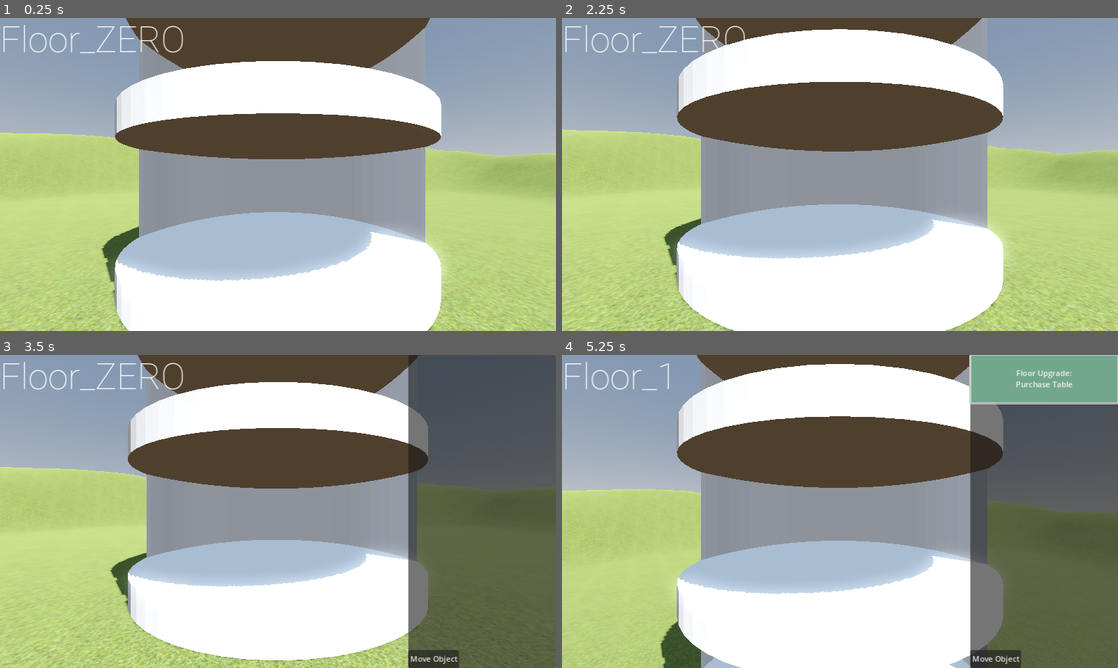
Above: before the commit, frames 1-4 (two rows, left to right).
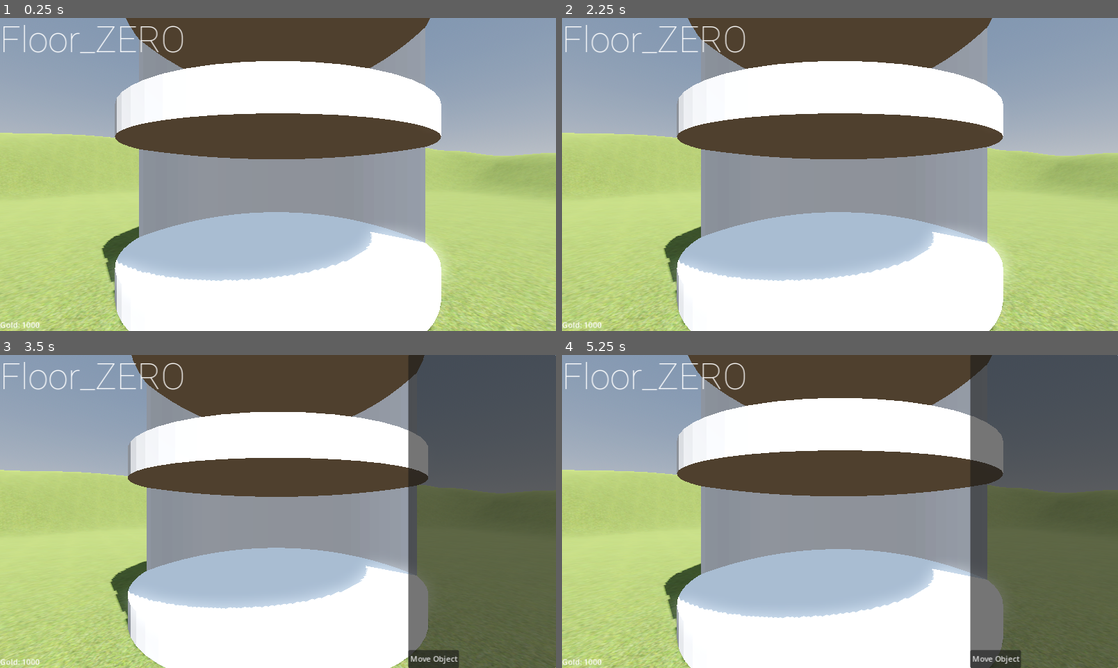
Above: after the commit, the same moments.

Repository: CalebLGreen/tower
Game: Godot game, scene res://Scenes/main.tscn
The game is run twice, just before and just after one commit, with the same random seed, the same clock (stepped at 60 frames per second) and the same inputs.
Inputs (mouse positions are in pixels of both pictures, inside the frame that each line leads up to):
- Up to frame 1 (0.25 s): no input
- Up to frame 2 (2.25 s): tap Enter at 0.5 s; move the mouse to (962, 158) at 0.52 s; hold E (rotate_right) 0.53-1.25 s; click (962, 158) at 0.6 s; tap Space (open_shop) at 0.77, 2 s; click "Move Object" at 1.25 s; move the mouse to (728, 190) at 2.02 s; hold S (pan_down) from 2.03 s (still down); click (728, 190) at 2.1 s
- Up to frame 3 (3.5 s): tap Space (open_shop) at 2.27 s; tap Enter at 2.75 s; move the mouse to (333, 442) at 2.77 s; release S (pan_down) at 2.78 s; hold E (rotate_right) from 2.78 s (still down); tap Mouse wheel down (pan_away) at 2.85 s; click (333, 442) at 3.05 s
- Up to frame 4 (5.25 s): tap Space (open_shop) at 3.5, 3.77 s; move the mouse to (812, 574) at 3.52 s; release E (rotate_right) at 3.53 s; hold W (pan_up) 3.53-4.25 s; tap Mouse wheel up (pan_in) at 3.6 s; click (812, 574) at 3.8 s; click (1045, 380) at 4.25 s, where only the run before the commit has a clickable "Top Floor Upgrade: Add Floor"; click (1045, 380) at 5 s, where only the run before the commit has a clickable "Floor Upgrade: Purchase Table"

The runs differ from the first frame. In frame 1, less than 0.1% of the frame differs, in the area x 0-8%, y 97-100%; in frame 2, 22%; in frame 3, 21%; in frame 4, 29%, in the area x 0-100%, y 0-100%.

Commit message:
move_function + costs
Fixed the move function to work, added costs to the items placed
need to make it so that pressing tab to cancel when moving resets the items to its original position and not just delete it, or make it such that you can't cancel a move?

Diff:
--- a/Scenes/main.tscn
+++ b/Scenes/main.tscn
@@ -106,7 +106,7 @@
 grow_vertical = 2
 script = ExtResource("4_nc7x6")
 
-[node name="Label" type="Label" parent="UI"]
+[node name="Floor_Label" type="Label" parent="UI"]
 layout_mode = 1
 offset_right = 377.0
 offset_bottom = 114.0
@@ -159,6 +159,16 @@
 grow_vertical = 0
 text = "Move Object"
 
+[node name="Gold_Label" type="Label" parent="UI"]
+layout_mode = 1
+anchors_preset = 2
+anchor_top = 1.0
+anchor_bottom = 1.0
+offset_top = -23.0
+offset_right = 40.0
+grow_vertical = 0
+text = "Gold: XXXX"
+
 [node name="Terrain" type="StaticBody3D" parent="."]
 metadata/_edit_lock_ = true
 
--- a/Scenes/table.tscn
+++ b/Scenes/table.tscn
@@ -42,7 +42,7 @@
 
 [node name="Node3D" type="Node3D" groups=["Object_Movable"]]
 
-[node name="Table" type="StaticBody3D" parent="."]
+[node name="Table" type="StaticBody3D" parent="." groups=["Object_Movable"]]
 
 [node name="Table_Mesh" type="MeshInstance3D" parent="Table"]
 transform = Transform3D(1, 0, 0, 0, 1, 0, 0, 0, 2, 0, 0, 0)
--- a/Scripts/UI_Elements.gd
+++ b/Scripts/UI_Elements.gd
@@ -3,8 +3,10 @@
 # other nodes for use
 @onready var camera : Camera3D = get_node("../Camera3D")
 @onready var tower_segments : Array = get_node("../Tower").get_children()
-@onready var label : Label = get_node("Label")
+@onready var floor_label : Label = get_node("Floor_Label")
+@onready var gold_label : Label = get_node("Gold_Label")
 @onready var shop_panel : Panel = get_node("ShopPanel")
+@onready var Main : Node3D = get_parent()
 
 # detect camera motion booleans for the shop to update
 var camera_is_moving_up : bool = false
@@ -15,6 +17,7 @@
 func _ready():
 	shop_panel.hide()
 	check_floor(camera.position)
+	update_gold_count()
 
 
 func _process(_delta: float) -> void:
@@ -42,6 +45,10 @@
 	if Input.is_action_just_pressed("open_shop"):
 		toggle_shop()
 
+# Update Gold
+func update_gold_count() -> void:
+	gold_label.set_text("Gold: %d" % [Main.gold])
+
 func toggle_shop():
 	if shop_panel.visible:
 		shop_panel.hide()
@@ -58,7 +65,7 @@
 		if i is StaticBody3D:
 			#print(i)
 			if y_pos >= i.position.y:
-				label.set_text(i.name)
+				floor_label.set_text(i.name)
 				update_shop(i)
 
 
--- a/Scripts/main.gd
+++ b/Scripts/main.gd
@@ -7,7 +7,9 @@
 @onready var top_floor = get_node("Tower/Floor_TOP")
 @onready var number_of_floors : int
 @onready var blank_floor : PackedScene = preload("res://Scenes/floor_blank.tscn")
-@onready var table : PackedScene = preload("res://Scenes/table.tscn")
+
+# Player Values
+var gold : int = 1000
 
 # Constants
 var tower_segment_base_height = 0.77
@@ -20,13 +22,28 @@
 var timer = false
 
 # Buildables
+@onready var table : PackedScene = preload("res://Scenes/table.tscn")
+var table_cost : int = 100
+var furnace_cost : int = 500
+
+# Buildables & Shop Variables
 var temp_object = null
-
-# Shop variables
 var in_build_menu : bool = false
 var building_table : Dictionary = {'value' : false}
 var moving_object : Dictionary = {'value' : false}
 var selected_object = null
+@onready var shop_objects : Dictionary = {'Table' : table}
+@onready var building_current_item : Dictionary = {
+	'Table' : building_table
+}
+@onready var original_building_items_cost : Dictionary = {
+	'Table' : table_cost,
+	'Furnace' : furnace_cost
+}
+@onready var building_items_costs : Dictionary = {
+	'Table' : {'cost' : table_cost},
+	'Furnace' : {'cost' : furnace_cost}
+}
 
 func _ready() -> void:
 	# Reset camera
@@ -73,12 +90,13 @@
 	if in_build_menu:
 		# Check if the table is being built
 		if building_table.value:
-			build(table, "Table", building_table, ray_result, delta)
-		#if moving_object.value:
-			#move(ray_result, moving_object, delta)
-
-
-func build(object : PackedScene, object_name : String, building_object : Dictionary, ray_result: Dictionary, delta: float) -> void:
+			var key = "Table"
+			build(shop_objects[key], key, building_current_item[key], ray_result, delta, building_items_costs[key])
+		if moving_object.value:
+			move(ray_result, moving_object, delta)
+
+
+func build(object : PackedScene, object_name : String, building_object : Dictionary, ray_result: Dictionary, delta: float, cost : Dictionary = {'cost' : 0}) -> void:
 	# stop the user changing floors
 	camera.is_movement_locked = true
 
@@ -90,7 +108,6 @@
 		var curr_floor = get_current_floor()
 		# if a ghostly version of the object doesn't exist, create it
 		if temp_object == null:
-
 			temp_object = object.instantiate()
 			get_node("Tower/%s" % [curr_floor]).add_child(temp_object)
 			temp_object.visible = true
@@ -119,7 +136,7 @@
 			var intersection_point : Vector3 = ray_result.get("position")
 
 			var current_floor_number = get_current_floor_num()
-			var offset = -0.48 - (tower_segment_height * get_current_floor_num() - 1)
+			var offset = -0.48 - (tower_segment_height * current_floor_number - 1)
 			temp_object.position = intersection_point + Vector3(0, offset, 0)
 			#prints(current_floor_number, offset, intersection_point)
 			# Allow for rotations - simple enough
@@ -149,6 +166,8 @@
 				else:
 					mesh_instance.set_surface_override_material(0, load("res://Models/green.tres"))
 					if Input.is_action_just_pressed("left_click"):
+						# Name the object
+						temp_object.name = "%s" % [object_name]
 						# slightly lower the position to compensate for the slight lift
 						temp_object.position -= Vector3(0, 0.02, 0)
 						# Change the collision layer back to 1
@@ -158,49 +177,54 @@
 						# This object now no longer exists as a variable
 						#print(temp_object.get_groups())
 						temp_object = null
+						# Stop building the current object
 						building_object.value = false
+						# Unlock the camera
 						camera.is_movement_locked = false
-
-## Function to move objects on a floor
-#func move(ray_result : Dictionary, moving_object : Dictionary, delta : float) -> void:
-	#camera.is_movement_locked = true
-	#if ray_result.size() > 0:
-		## get the current floor, used for collisions and naming
-		#var curr_floor = get_current_floor()
-		## if a ghostly version of the object doesn't exist, create it
-		#if Input.is_action_just_pressed("left_click"):
-			#if selected_object:
-				#move_object(ray_result, moving_object, delta)
-			#else:
-				#select_object(ray_result)
-		#elif Input.is_action_just_pressed("cancel"):
-			#selected_object = null
-			#moving_object.value = false
-#
-#func select_object(ray_result : Dictionary) -> void:
-	#var collider = ray_result.get("collider")
-	#if collider and collider is Node3D:
-		#selected_object = collider
-	#else:
-		#print("Object not selectable")
-
-
-func move_object(ray_result : Dictionary, moving_object : Dictionary, delta : float) -> void:
-	if selected_object:
-		var interesection_point : Vector3 = ray_result.get("position")
-		selected_object.position = interesection_point + Vector3(0, -3.38, 0)
-
-		# Allow for rotations
-		if Input.is_action_pressed("rotate_left"):
-			selected_object.rotation.y += delta * rotate_speed
-		elif Input.is_action_pressed("rotate_right"):
-			selected_object.rotation.y -= delta * rotate_speed
-
-		# Finalize the move on left click
+						# Reduce Gold amount by cost
+						gold -= building_items_costs[object_name]['cost']
+						# update the cost of the object to be back to default
+						# This is for when the object was 'built' by moving and was free
+						var cost_data = building_items_costs.get(object_name, {})
+						cost_data['cost'] = original_building_items_cost[object_name]
+						building_items_costs[object_name] = cost_data
+						UI.update_gold_count()
+
+# Function to move objects on a floor
+func move(ray_result : Dictionary, moving_object : Dictionary, delta : float) -> void:
+	camera.is_movement_locked = true
+	if ray_result.size() > 0:
+		# get the current floor, used for collisions and naming
+		var curr_floor = get_current_floor()
+		# left_click to select an object
 		if Input.is_action_just_pressed("left_click"):
-			print("Object moved to: ", selected_object.position)
-			selected_object = null  # Deselect after moving
+			select_object(ray_result)
+			# Retrieve the name of the object selected
+			var object_name = String(selected_object.name)
+			# Check the objects groups to see if it should be moved
+			var object_groups = selected_object.get_groups()
+			for group in object_groups:
+				if group == "Object_Movable":
+					# If it can be moved delete it
+					selected_object.queue_free()
+					# And rebuild it as if the build button had been pressed
+					building_current_item[object_name].value = true
+					# However change the cost of building the item to 0
+					var cost_data = building_items_costs.get(object_name, {})
+					cost_data['cost'] = 0
+					# Update that cost
+					building_items_costs[object_name] = cost_data
+		# If tab is pressed, cancel the operation
+		elif Input.is_action_just_pressed("cancel"):
+			selected_object = null
 			moving_object.value = false
+
+func select_object(ray_result : Dictionary) -> void:
+	var collider = ray_result.get("collider")
+	if collider and collider is Node3D:
+		selected_object = collider
+	else:
+		print("Object not selectable")
 
 # Function to check whether the floor is the current floor
 func is_floor(body: Node3D, current_floor) -> bool:
@@ -240,7 +264,7 @@
 
 # get the name of the current floor as a string
 func get_current_floor() -> String:
-	var current_floor_name = get_node("UI/Label").text
+	var current_floor_name = get_node("UI/Floor_Label").text
 	return current_floor_name
 
 func get_current_floor_num() -> int:
@@ -266,5 +290,4 @@
 
 
 func _on_move_objects_pressed() -> void:
-	#moving_object.value = true
-	pass
+	moving_object.value = true
